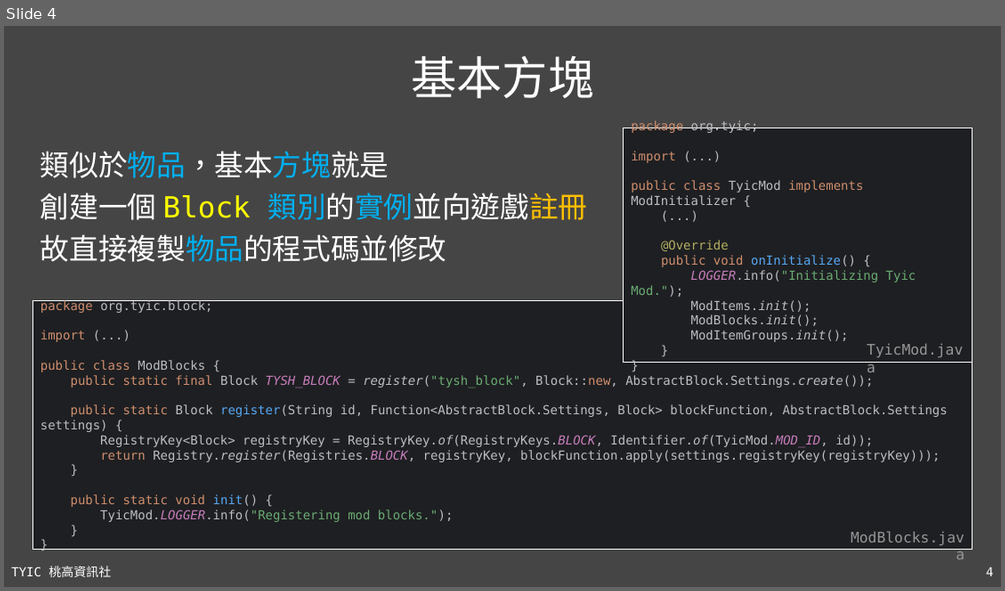
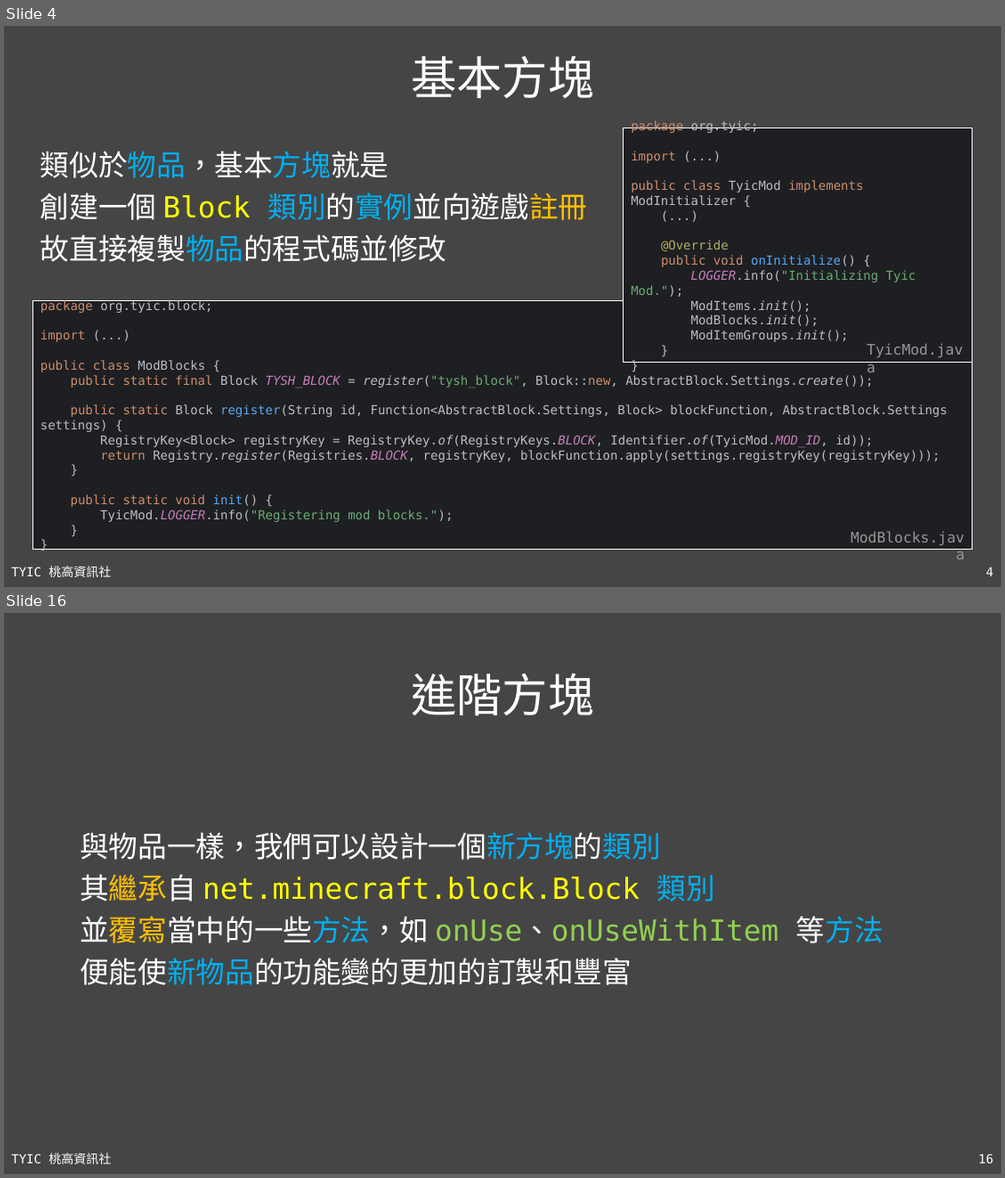
Before and after one commit to TYSHIC/slides, a slide deck: ppt/52_Java專案：方塊.pptx. Shown one above the other, each under a label of ours: slide 4 before the commit, slides 4 and 16 after it; the slides between them are not shown. The pictures are 1005x591 and 1005x1178 pixels, drawn with LibreOffice and Linux fonts; fonts in the diff are those of the drawing. Boxes give left, top, right and bottom in pixels: in the first picture for what was removed or moved away, otherwise in the second. Text is boxed around its words. In the diff, an @@ line names an element or a change of style, - is before the commit and + after.

```diff
--- a/ppt/52_Java專案：方塊.pptx
+++ b/ppt/52_Java專案：方塊.pptx
@@ slide 16 added at [4, 613, 1001, 1174], background #454545; not listed: 2 template elements that a slide beside it also shows @@
@@ title added at [411, 674, 593, 715], 44 pt, text #FFFFFF @@
+進階方塊
@@ text added at [80, 832, 883, 985], 28 pt, text #FFFFFF @@
+與物品一樣，我們可以設計一個新方塊的類別
+其繼承自 net.minecraft.block.Block 類別
+並覆寫當中的一些方法，如 onUse、onUseWithItem 等方法
+便能使新物品的功能變的更加的訂製和豐富
```
Also in this commit, not shown: 3 slides changed, 9 other slides added, 4 other files.
